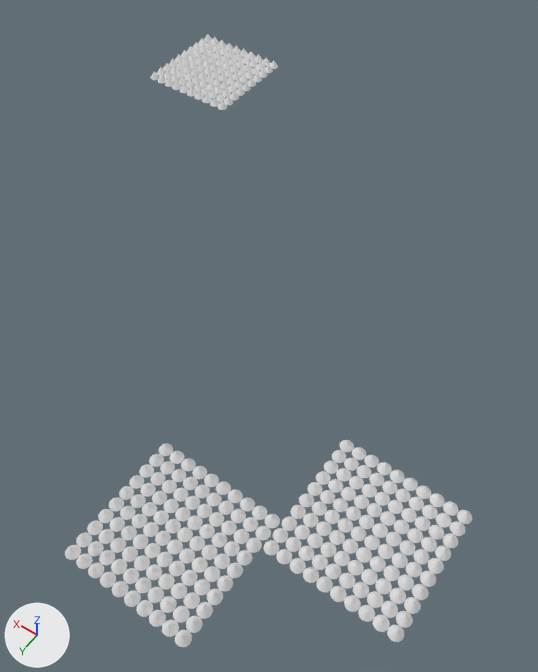
Before and after pictures for a commit that changed the OBJ model cmake-build-debug/levels/menu/models/Iron.obj.
One viewpoint serves both versions: a 50 mm lens placed at (17.5, 0.9, 18.2), pointed at (26.4, -11.5, -1.2). Lighting does not change. The marker at lower left points along +X, +Y and +Z. Where no turn or scale is listed for an object, it has been applied to the vertices.

Names of what the first picture shows: 'Iron_#1', 'Iron_#2', 'Iron_#3'.
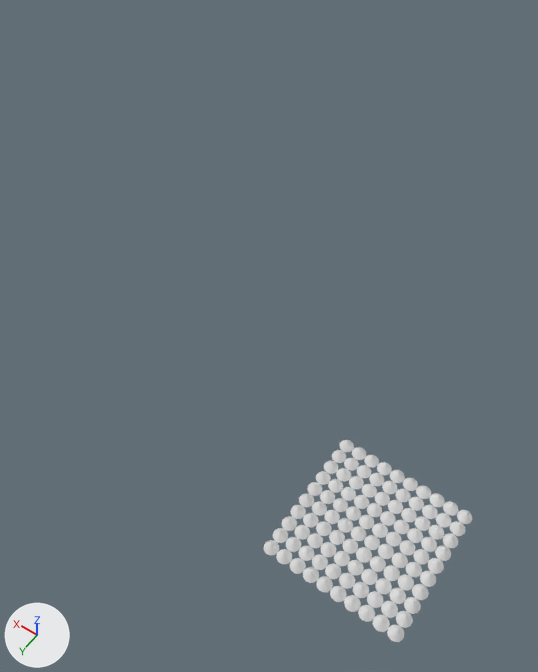
The newer file is also turned or shifted as a whole; pictures and numbers use the older file's frame.

Boxes (x1, y1, x2, y2) around the edits, measured in the pictures (538 x 672 px):
'Iron_#2', deleted: before (65, 443, 280, 647)
'Iron_#3', deleted: before (150, 34, 278, 110)

The edits, one by one:
Object 'Iron_#2' (ob_iron__2) is deleted.
Object 'Iron_#3' (ob_iron__3) is deleted.
